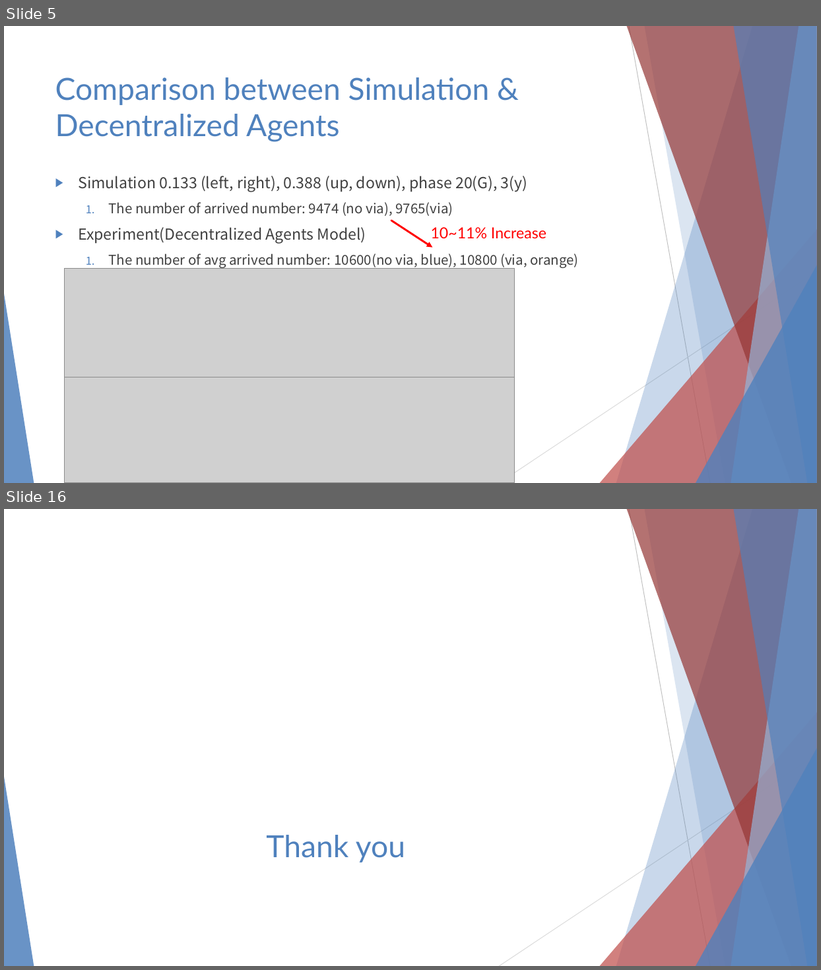
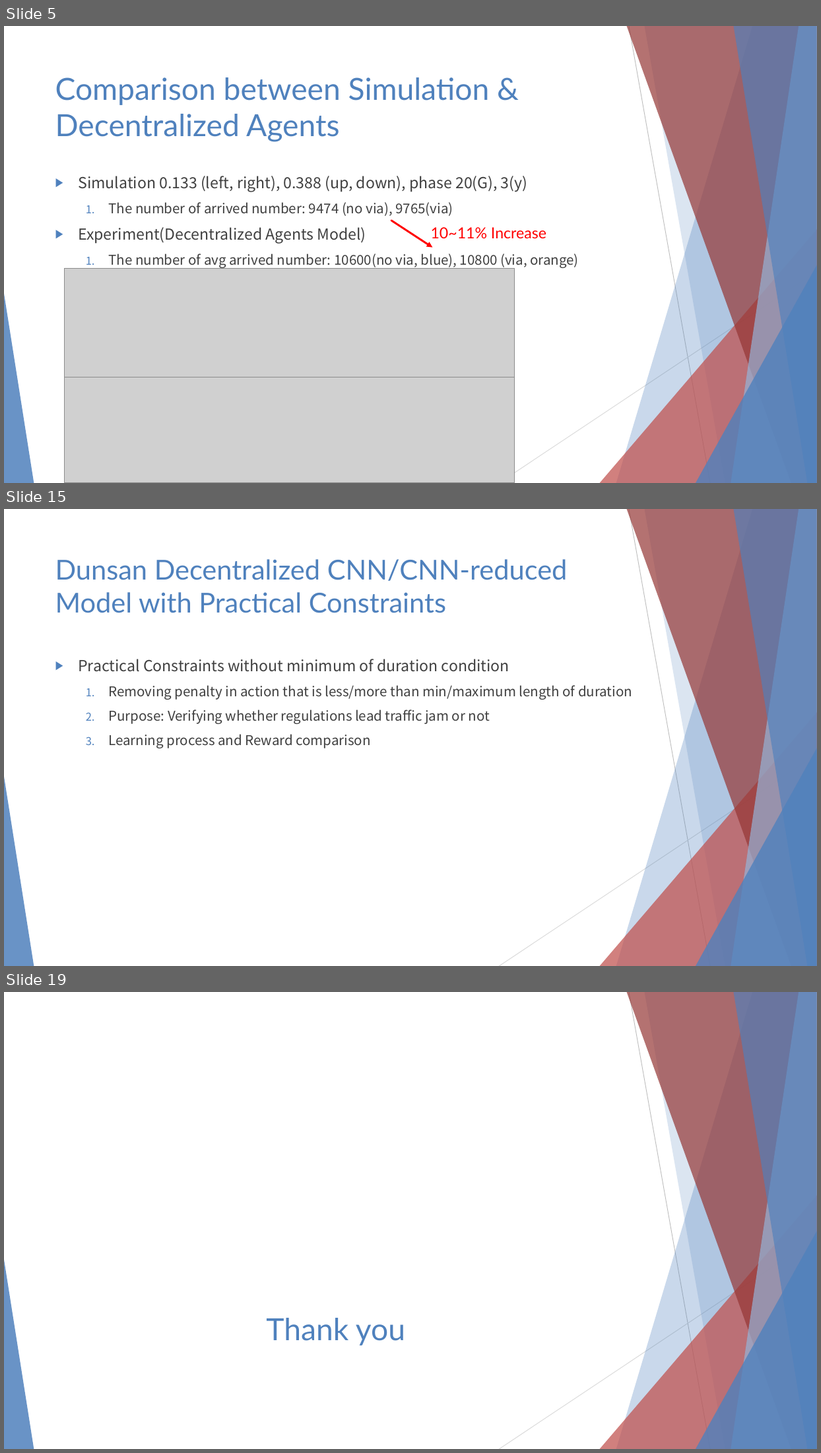
Before and after one commit to 3neutronstar/rl-constraints-traffic, a slide deck: Traffic Optimization Final Speech.pptx. Shown one above the other, each under a label of ours: slides 5 and 16 before the commit, slides 5, 15 and 19 after it; the slides between them are not shown. The pictures are 821x970 and 821x1453 pixels, drawn with LibreOffice and Linux fonts; fonts in the diff are those of the drawing; grey boxes stand for pictures. Boxes give left, top, right and bottom in pixels: in the first picture for what was removed or moved away, otherwise in the second. Text is boxed around its words. In the diff, an @@ line names an element or a change of style, - is before the commit and + after.

```diff
--- a/Traffic Optimization Final Speech.pptx
+++ b/Traffic Optimization Final Speech.pptx
@@ slide 15 added at (4,509,817,966), background #FFFFFF; not listed: 10 template elements that a slide beside it also shows @@
@@ title added at (55,559,568,613), 32.4 pt, text #4F81BD @@
+Dunsan Decentralized CNN/CNN-reduced Model with Practical Constraints
@@ text added at (78,659,632,749), 16 pt, text #404040 @@
+▶ Practical Constraints without minimum of duration condition
+  1. Removing penalty in action that is less/more than min/maximum length of duration
+  2. Purpose: Verifying whether regulations lead traffic jam or not
+  3. Learning process and Reward comparison
@@ what was slide 16 is now slide 19 @@
```
Also in this commit, not shown: 12 slides changed, 2 other slides added, 3 other files.
